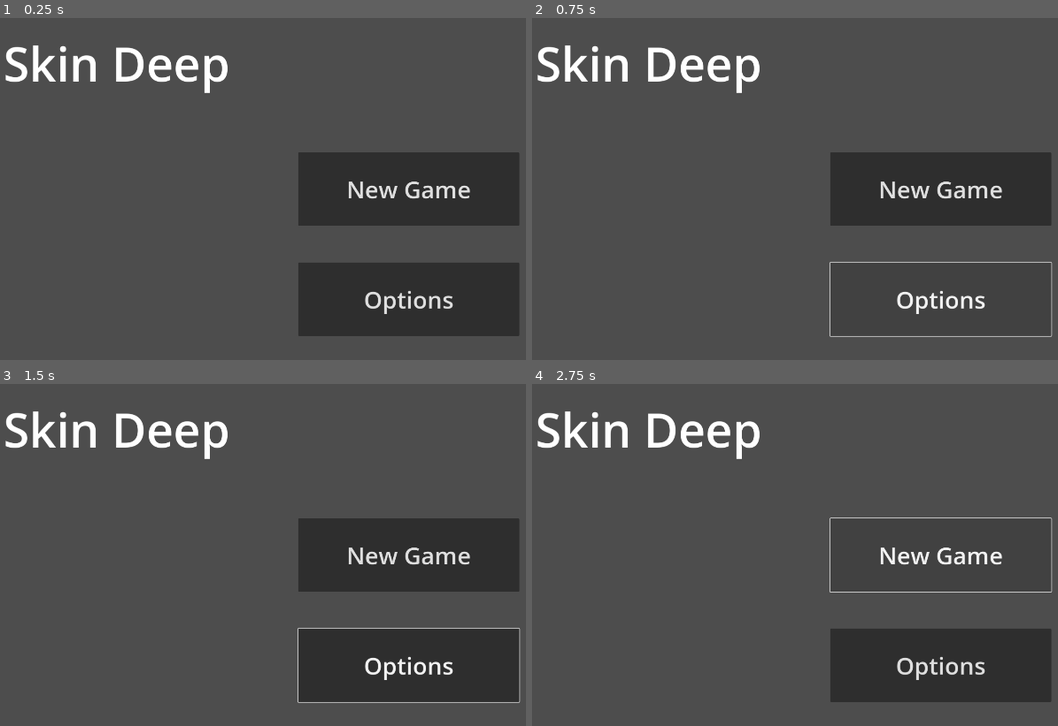
Above: before the commit, frames 1-4 (two rows, left to right).
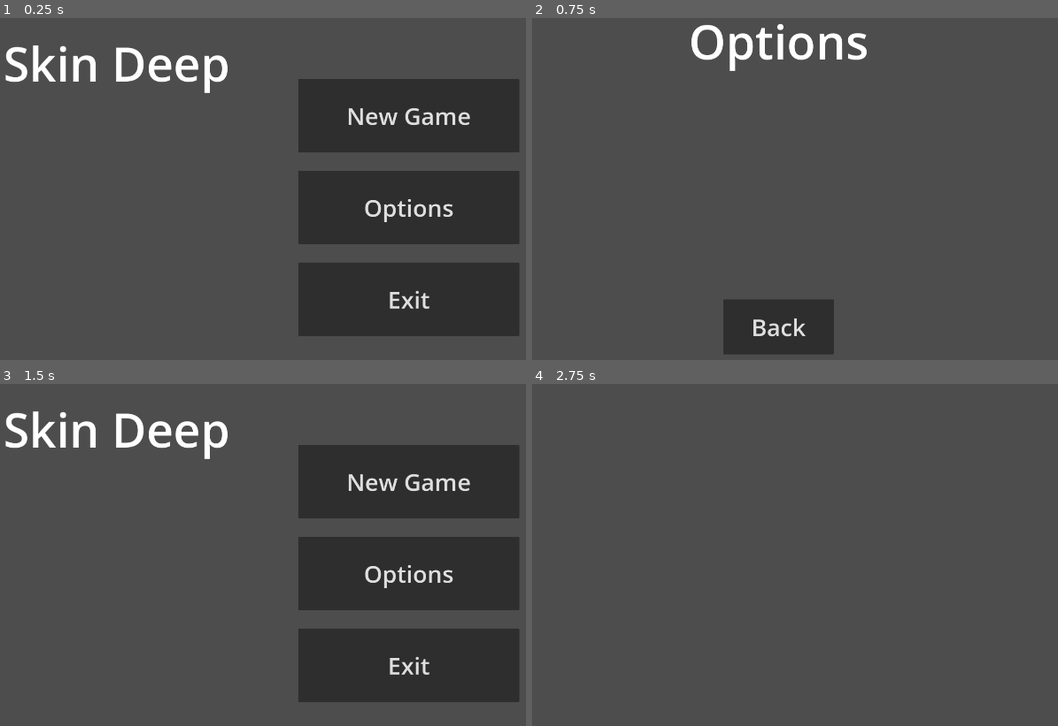
Above: after the commit, the same moments.

Repository: secretly2midgets/SkinDeep_GGJ2024
Game: Godot game, scene res://scenes/menu.tscn
Same seed, same stepped clock (60 frames per second), same inputs: the game is played once before the commit and once after it. The project has no main scene, so this scene is started directly.
Inputs (mouse positions are in pixels of both pictures, inside the frame that each line leads up to):
- Up to frame 1 (0.25 s): no input
- Up to frame 2 (0.75 s): click "Options" at 0.5 s
- Up to frame 3 (1.5 s): click (247, 691) at 1.25 s, where only the run after the commit has a clickable "Back"
- Up to frame 4 (2.75 s): click "New Game" at 2 s

The runs differ from the first frame. In frame 1, 15% of the frame differs, in the area x 56-99%, y 17-87%; in frame 2, 16%, in the area x 1-99%, y 1-99%; in frame 3, 15%; in frame 4, 11%.

Commit message:
Added a game scene that will be the main actual game  - Also added the ability to exit the game

Diff:
--- /dev/null
+++ b/scenes/BackButton.gd
@@ -0,0 +1,16 @@
+extends Button
+
+var main_menu = "res://scenes/menu.tscn"
+
+# Called when the node enters the scene tree for the first time.
+func _ready():
+	pass # Replace with function body.
+
+
+# Called every frame. 'delta' is the elapsed time since the previous frame.
+func _process(delta):
+	pass
+
+
+func _on_pressed():
+	get_tree().change_scene_to_file(main_menu)
--- /dev/null
+++ b/scenes/game.tscn
@@ -0,0 +1,3 @@
+[gd_scene format=3 uid="uid://bve2qle6i537q"]
+
+[node name="Game" type="Node2D"]
--- /dev/null
+++ b/scenes/menu.gd
@@ -0,0 +1,22 @@
+extends Node
+
+var actual_game = "res://scenes/game.tscn"
+var options_screen = "res://scenes/options_screen.tscn"
+
+# Called when the node enters the scene tree for the first time.
+func _ready():
+	pass # Replace with function body.
+
+
+# Called every frame. 'delta' is the elapsed time since the previous frame.
+func _process(delta):
+	pass
+
+func _on_options_button_pressed():
+	get_tree().change_scene_to_file(options_screen)
+
+func _on_new_game_button_pressed():
+	get_tree().change_scene_to_file(actual_game)
+
+func _on_exit_button_pressed():
+	get_tree().quit()
--- a/scenes/menu.tscn
+++ b/scenes/menu.tscn
@@ -1,6 +1,9 @@
-[gd_scene format=3 uid="uid://bsr5hbyt6ajns"]
+[gd_scene load_steps=2 format=3 uid="uid://bsr5hbyt6ajns"]
+
+[ext_resource type="Script" path="res://scenes/menu.gd" id="1_tc83e"]
 
 [node name="Menu" type="Node"]
+script = ExtResource("1_tc83e")
 
 [node name="TitleCard" type="Label" parent="."]
 anchors_preset = 5
@@ -18,16 +21,28 @@
 
 [node name="NewGameButton" type="Button" parent="."]
 offset_left = 1100.0
-offset_top = 450.0
+offset_top = 250.0
 offset_right = 1700.0
-offset_bottom = 650.0
+offset_bottom = 450.0
 theme_override_font_sizes/font_size = 64
 text = "New Game"
 
 [node name="OptionsButton" type="Button" parent="."]
 offset_left = 1100.0
+offset_top = 500.0
+offset_right = 1700.0
+offset_bottom = 700.0
+theme_override_font_sizes/font_size = 64
+text = "Options"
+
+[node name="ExitButton" type="Button" parent="."]
+offset_left = 1100.0
 offset_top = 750.0
 offset_right = 1700.0
 offset_bottom = 950.0
 theme_override_font_sizes/font_size = 64
-text = "Options"
+text = "Exit"
+
+[connection signal="pressed" from="NewGameButton" to="." method="_on_new_game_button_pressed"]
+[connection signal="pressed" from="OptionsButton" to="." method="_on_options_button_pressed"]
+[connection signal="pressed" from="ExitButton" to="." method="_on_exit_button_pressed"]
--- a/scenes/options_screen.tscn
+++ b/scenes/options_screen.tscn
@@ -1,4 +1,6 @@
-[gd_scene format=3 uid="uid://cqxsji8b1trlp"]
+[gd_scene load_steps=2 format=3 uid="uid://cqxsji8b1trlp"]
+
+[ext_resource type="Script" path="res://scenes/BackButton.gd" id="1_qxqv8"]
 
 [node name="OptionsScreen" type="Node"]
 
@@ -30,3 +32,6 @@
 grow_vertical = 2
 theme_override_font_sizes/font_size = 64
 text = "Back"
+script = ExtResource("1_qxqv8")
+
+[connection signal="pressed" from="BackButton" to="BackButton" method="_on_pressed"]
